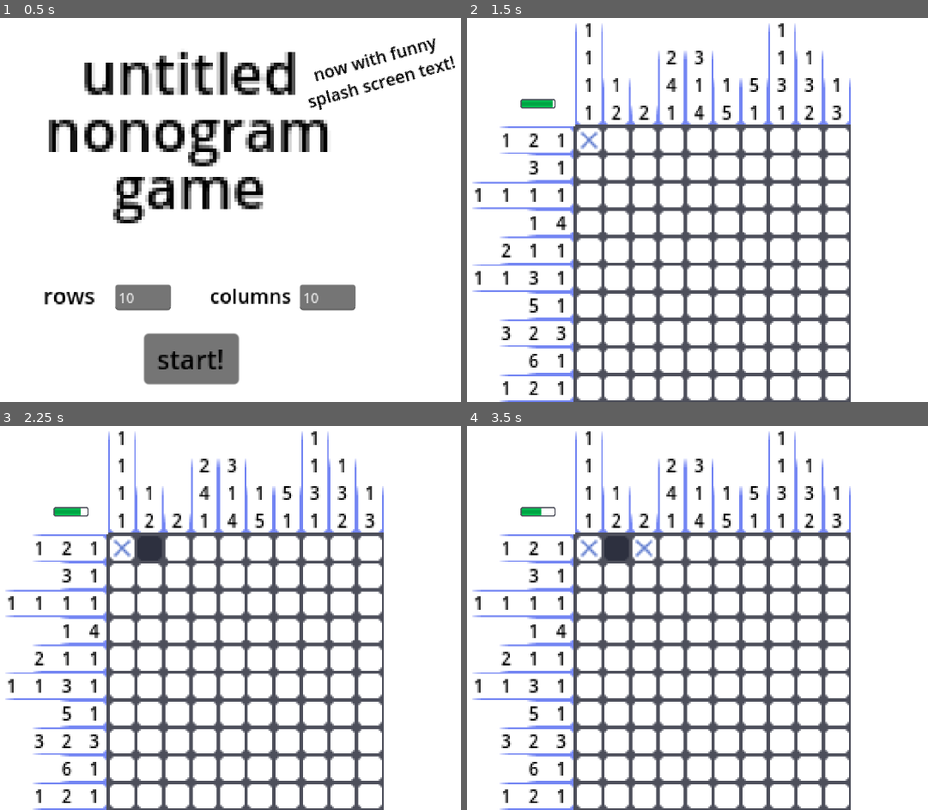
Above: before the commit, frames 1-4 (two rows, left to right).
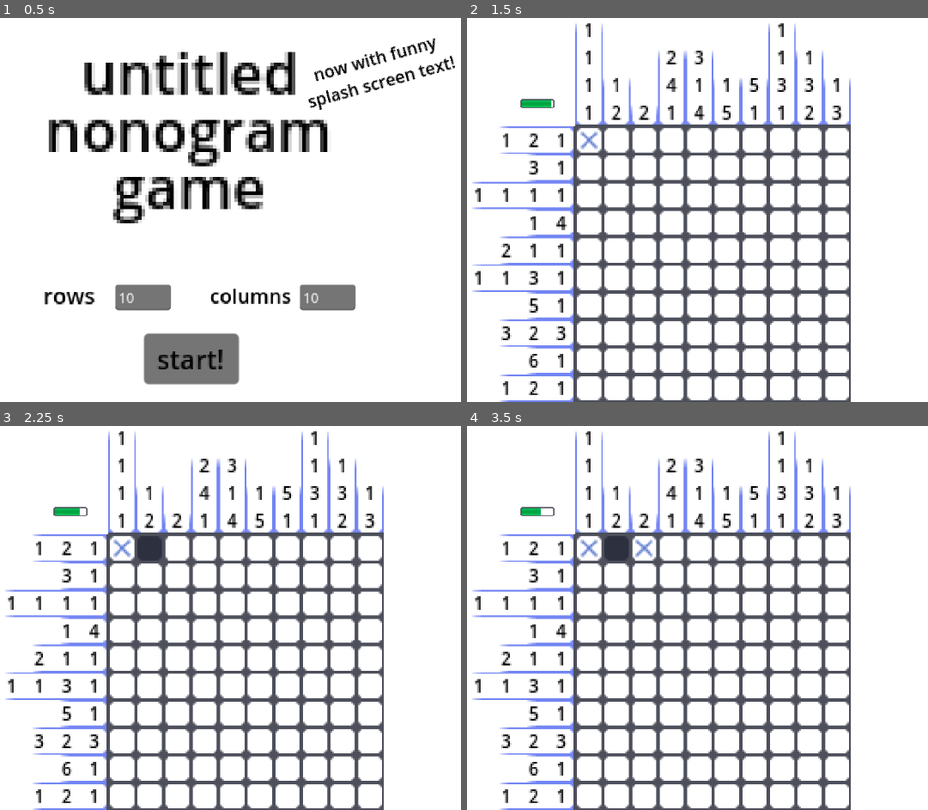
Above: after the commit, the same moments.

Repository: madibye/untitled-nonogram-game
Game: Godot game, scene res://scene/game.tscn
Two runs of this game, one before a commit and one after it. Both use one fixed random seed, a clock stepped at 60 frames per second and the inputs below.
Inputs (mouse positions are in pixels of both pictures, inside the frame that each line leads up to):
- Up to frame 1 (0.5 s): no input
- Up to frame 2 (1.5 s): click "start!" at 0.5 s; click (586, 140) at 1.25 s
- Up to frame 3 (2.25 s): click (147, 548) at 2.02 s
- Up to frame 4 (3.5 s): click (642, 548) at 2.77 s

Frame 1 is identical in both runs. In frame 2, less than 0.1% of the frame differs, in the area x 11-20%, y 21-24%; in frame 3, less than 0.1%; in frame 4, less than 0.1%.

Commit message:
board/health bar: fix issues with rows and cols not being set, health bar scaling

Diff:
--- a/scene/title.tscn
+++ b/scene/title.tscn
@@ -99,9 +99,10 @@
 grow_horizontal = 2
 grow_vertical = 0
 scale = Vector2(1.39, 1.39)
-min_value = 5.0
+min_value = 1.0
 max_value = 50.0
 value = 10.0
+update_on_text_changed = true
 
 [node name="ColsLabel" type="RichTextLabel" parent="."]
 layout_mode = 1
@@ -137,8 +138,9 @@
 grow_horizontal = 2
 grow_vertical = 0
 scale = Vector2(1.39, 1.39)
-min_value = 5.0
+min_value = 1.0
 max_value = 50.0
 value = 10.0
+update_on_text_changed = true
 
 [connection signal="pressed" from="StartButton" to="." method="_on_start_button_pressed"]
--- a/script/board/board.gd
+++ b/script/board/board.gd
@@ -8,17 +8,16 @@
 @onready var grid: Grid
 @onready var health_bar: HealthBar
 
-static func new_board(game: Game, rows: int, columns: int) -> Board:
+static func new_board(g: Game, r: int, c: int, hp: int) -> Board:
 	var board: Board = Resources.board_scene.instantiate()
-	game.add_child(board)
-	board.game = game
-	board.rows = rows
-	board.columns = columns
+	board.game = g
+	board.rows = r
+	board.columns = c
+	board.grid = Grid.new_grid(board, r, c)
+	board.health_bar = HealthBar.new_health_bar(board, hp)
 	return board
 
 func _ready():
-	grid = Grid.new_grid(self, rows, columns)
-	health_bar = HealthBar.new_health_bar(self, 5)
 	Signals.size_changed.connect(_on_size_changed)
 	Signals.damage_taken.connect(_on_damage_taken)
 
@@ -31,7 +30,9 @@
 func _on_size_changed(new_size: Vector2):
 	var ratio = new_size / grid.get_rect().size
 	grid.scale = grid.scale * Vector2([ratio.x, ratio.y].min(), [ratio.x, ratio.y].min())
+	var pos_sq: VOSquare = grid.get_child(grid.columns * (grid.max_cn - 1) + (grid.max_rn - 2))
 	health_bar.set_global_position(grid.get_child(grid.columns * (grid.max_cn - 1) + (grid.max_rn - 2)).global_position)
+	health_bar.scale = health_bar.def_scale * (Vector2(pos_sq.get_global_transform().x.x, pos_sq.get_global_transform().y.y) / 3)
 
 func _on_damage_taken(amt: int):
 	health_bar.update_hp(health_bar.hp - amt)
--- a/script/board/grid.gd
+++ b/script/board/grid.gd
@@ -18,11 +18,11 @@
 var sq_filled: int = 0
 var curr_sq_filled: int = 0
 
-static func new_grid(board: Board, rows: int, columns: int):
+static func new_grid(b: Board, r: int, c: int):
 	var grid: Grid = Resources.grid_scene.instantiate()
-	board.add_child(grid)
-	grid.board = board
-	grid.populate_squares(rows, columns)
+	b.add_child(grid)
+	grid.board = b
+	grid.populate_squares(r, c)
 	return grid
 
 func _ready():
--- a/script/board/health_bar.gd
+++ b/script/board/health_bar.gd
@@ -4,7 +4,8 @@
 @export var max_hp: int = 5
 @export var hp: int = 5
 @onready var board: Board
-@onready var hpvfs: float
+@onready var def_scale: Vector2
+@onready var hpvfs: Vector2
 @onready var hp_value: Sprite2D = $HealthBarHPValue
 
 static func new_health_bar(board: Board, max_hp: int):
@@ -16,7 +17,8 @@
 	return health_bar
 
 func _ready():
-	hpvfs = hp_value.scale.x
+	def_scale = scale
+	hpvfs = hp_value.scale
 	Signals.finished.connect(_on_finish)
 
 func get_hp_ratio() -> float:
@@ -25,7 +27,7 @@
 func update_hp(new_hp: int) -> void:
 	hp = new_hp
 	get_tree().create_tween().tween_property(
-		hp_value, "scale:x", hpvfs * get_hp_ratio(), 0.6).set_ease(Tween.EASE_IN_OUT).set_trans(Tween.TRANS_QUAD)
+		hp_value, "scale:x", hpvfs.x * get_hp_ratio(), 0.6).set_ease(Tween.EASE_IN_OUT).set_trans(Tween.TRANS_QUAD)
 
 func _on_finish() -> void:
 	get_tree().create_tween().tween_property(self, "modulate", Color("ffffff6b"), 0.6) \
--- a/script/board/square.gd
+++ b/script/board/square.gd
@@ -10,9 +10,9 @@
 @onready var sq_state = SS.NORMAL
 var clickable = true
 
-static func new_square(pos: Vector2) -> Square:
+static func new_square(p: Vector2) -> Square:
 	var sq = Resources.sq_scene.instantiate() as Square
-	sq.pos = pos
+	sq.pos = p
 	return sq
 
 func _init():
--- a/script/board/vo_square.gd
+++ b/script/board/vo_square.gd
@@ -5,10 +5,10 @@
 var pos: Vector2
 var sq_state = SS.NORMAL
 
-static func new_vo_square(pos: Vector2, sq_state: SS = SS.BLANK, label_text: String = ""):
+static func new_vo_square(p: Vector2, ss: SS = SS.BLANK, label_text: String = ""):
 	var sq = Resources.vo_sq_scene.instantiate() as VOSquare
-	sq.set_sq_state(sq_state)
-	sq.pos = pos
+	sq.set_sq_state(ss)
+	sq.pos = p
 	sq.set_label_text(label_text)
 	return sq
 
--- a/script/title/title.gd
+++ b/script/title/title.gd
@@ -23,4 +23,5 @@
 	splash_label.pivot_offset = splash_label.size / 2
 
 func _on_start_button_pressed():
-	game.change_scene(Board.new_board(game, row_sb.value, col_sb.value))
+	var board = Board.new_board(game, row_sb.value, col_sb.value, 5)
+	game.change_scene(board)
Not shown, added: scene/boa251C.tmp
Not shown, added: scene/boa54F9.tmp
Not shown, changed: untitled-nonogram-game.exe
